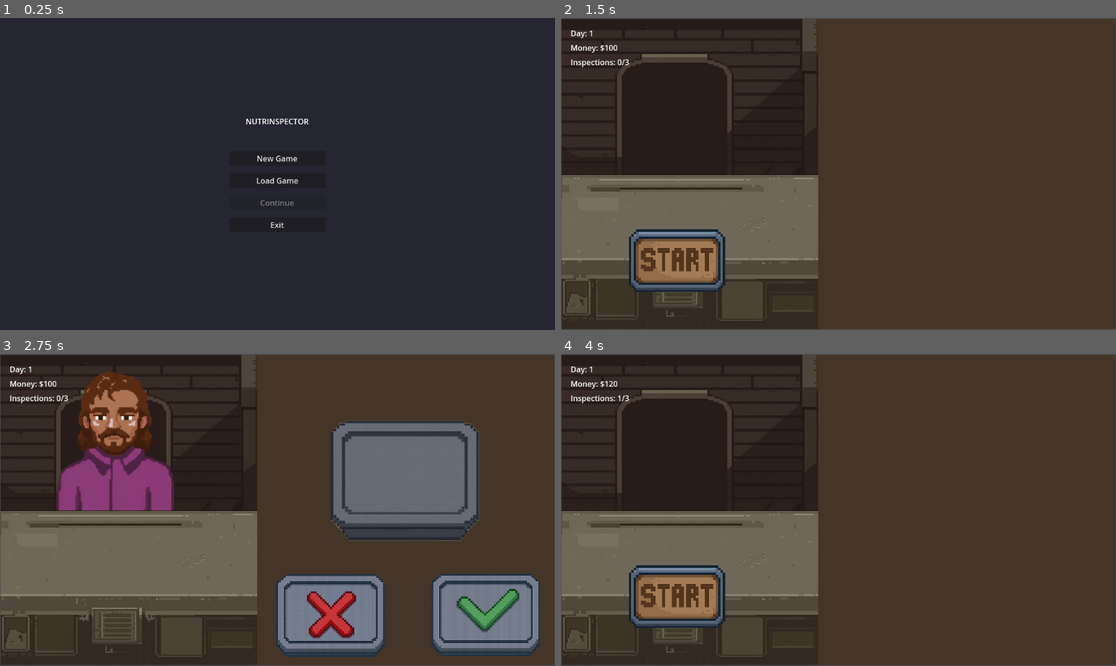
Above: before the commit, frames 1-4 (two rows, left to right).
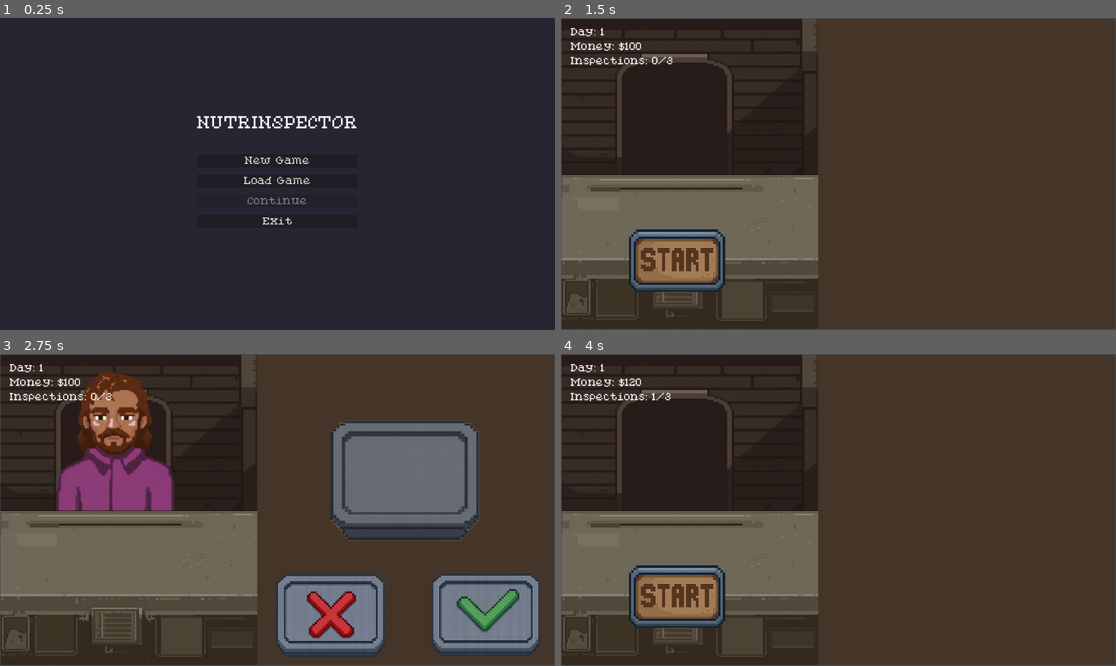
Above: after the commit, the same moments.

Repository: MasterSiqoh/nutrinspector
Game: Godot game, scene res://scene/MainMenu.tscn
Same seed, same stepped clock (60 frames per second), same inputs: the game is played once before the commit and once after it.
Inputs (mouse positions are in pixels of both pictures, inside the frame that each line leads up to):
- Up to frame 1 (0.25 s): no input
- Up to frame 2 (1.5 s): click "New Game" at 0.5 s; click "Slot 1: Empty" at 1.25 s
- Up to frame 3 (2.75 s): click (116, 597) at 2 s
- Up to frame 4 (4 s): click (966, 481) at 2.75 s; click (894, 616) at 3.5 s

The runs differ from the first frame. In frame 1, 1.2% of the frame differs, in the area x 35-65%, y 31-68%; in frame 2, 0.6%; in frame 3, 0.6%; in frame 4, 0.5%.

Commit message:
Font change

Diff:
--- a/scene/DaySummary.tscn
+++ b/scene/DaySummary.tscn
@@ -1,6 +1,7 @@
-[gd_scene load_steps=2 format=3]
+[gd_scene load_steps=3 format=3]
 
 [ext_resource type="Script" path="res://script/DaySummary.gd" id="1"]
+[ext_resource type="FontFile" path="res://Asset/PixelatedEleganceRegular-ovyAA.ttf" id="2_font"]
 
 [node name="DaySummary" type="Control"]
 layout_mode = 3
@@ -37,26 +38,36 @@
 
 [node name="Title" type="Label" parent="VBoxContainer"]
 layout_mode = 2
+theme_override_fonts/font = ExtResource("2_font")
+theme_override_font_sizes/font_size = 32
 text = "Day Summary"
 horizontal_alignment = 1
 
 [node name="DayLabel" type="Label" parent="VBoxContainer"]
 layout_mode = 2
+theme_override_fonts/font = ExtResource("2_font")
+theme_override_font_sizes/font_size = 24
 text = "Day: 1"
 horizontal_alignment = 1
 
 [node name="MoneyLabel" type="Label" parent="VBoxContainer"]
 layout_mode = 2
+theme_override_fonts/font = ExtResource("2_font")
+theme_override_font_sizes/font_size = 24
 text = "Money: $100"
 horizontal_alignment = 1
 
 [node name="ExpenseLabel" type="Label" parent="VBoxContainer"]
 layout_mode = 2
+theme_override_fonts/font = ExtResource("2_font")
+theme_override_font_sizes/font_size = 24
 text = "Daily Expense: -$20"
 horizontal_alignment = 1
 
 [node name="ResultLabel" type="Label" parent="VBoxContainer"]
 layout_mode = 2
+theme_override_fonts/font = ExtResource("2_font")
+theme_override_font_sizes/font_size = 24
 text = "Remaining: $80"
 horizontal_alignment = 1
 
@@ -66,6 +77,8 @@
 
 [node name="ContinueButton" type="Button" parent="VBoxContainer"]
 layout_mode = 2
+theme_override_fonts/font = ExtResource("2_font")
+theme_override_font_sizes/font_size = 20
 text = "Continue"
 
 [node name="GameOverPanel" type="Panel" parent="."]
@@ -94,15 +107,21 @@
 
 [node name="Title" type="Label" parent="GameOverPanel/VBoxContainer"]
 layout_mode = 2
+theme_override_fonts/font = ExtResource("2_font")
+theme_override_font_sizes/font_size = 32
 text = "GAME OVER"
 horizontal_alignment = 1
 
 [node name="Message" type="Label" parent="GameOverPanel/VBoxContainer"]
 layout_mode = 2
+theme_override_fonts/font = ExtResource("2_font")
+theme_override_font_sizes/font_size = 18
 text = "Not enough money to pay daily expenses!"
 horizontal_alignment = 1
 autowrap_mode = 3
 
 [node name="MainMenuButton" type="Button" parent="GameOverPanel/VBoxContainer"]
 layout_mode = 2
+theme_override_fonts/font = ExtResource("2_font")
+theme_override_font_sizes/font_size = 20
 text = "Main Menu"
--- a/scene/FoodInfo.tscn
+++ b/scene/FoodInfo.tscn
@@ -1,6 +1,7 @@
-[gd_scene load_steps=2 format=3 uid="uid://6pknoe0qfeur"]
+[gd_scene load_steps=3 format=3 uid="uid://6pknoe0qfeur"]
 
 [ext_resource type="Script" uid="uid://cy56ywc2shx4d" path="res://script/FoodInfo.gd" id="1"]
+[ext_resource type="FontFile" path="res://Asset/PixelatedEleganceRegular-ovyAA.ttf" id="2_font"]
 
 [node name="FoodInfo" type="Control"]
 layout_mode = 3
@@ -36,6 +37,8 @@
 
 [node name="Title" type="Label" parent="VBoxContainer"]
 layout_mode = 2
+theme_override_fonts/font = ExtResource("2_font")
+theme_override_font_sizes/font_size = 28
 text = "FOOD INFORMATION"
 horizontal_alignment = 1
 
@@ -45,22 +48,32 @@
 
 [node name="KaloriLabel" type="Label" parent="VBoxContainer"]
 layout_mode = 2
+theme_override_fonts/font = ExtResource("2_font")
+theme_override_font_sizes/font_size = 20
 text = "Kalori: 0"
 
 [node name="ProteinLabel" type="Label" parent="VBoxContainer"]
 layout_mode = 2
+theme_override_fonts/font = ExtResource("2_font")
+theme_override_font_sizes/font_size = 20
 text = "Protein: 0"
 
 [node name="KarbohidratLabel" type="Label" parent="VBoxContainer"]
 layout_mode = 2
+theme_override_fonts/font = ExtResource("2_font")
+theme_override_font_sizes/font_size = 20
 text = "Karbohidrat: 0"
 
 [node name="LemakLabel" type="Label" parent="VBoxContainer"]
 layout_mode = 2
+theme_override_fonts/font = ExtResource("2_font")
+theme_override_font_sizes/font_size = 20
 text = "Lemak: 0"
 
 [node name="SeratLabel" type="Label" parent="VBoxContainer"]
 layout_mode = 2
+theme_override_fonts/font = ExtResource("2_font")
+theme_override_font_sizes/font_size = 20
 text = "Serat: 0"
 
 [node name="Spacer2" type="Control" parent="VBoxContainer"]
@@ -69,4 +82,6 @@
 
 [node name="BackButton" type="Button" parent="VBoxContainer"]
 layout_mode = 2
+theme_override_fonts/font = ExtResource("2_font")
+theme_override_font_sizes/font_size = 20
 text = "Back to Main"
--- a/scene/Main.tscn
+++ b/scene/Main.tscn
@@ -12,6 +12,7 @@
 [ext_resource type="Script" uid="uid://mtckp70xcic4" path="res://script/ApproveButton.gd" id="10_764rb"]
 [ext_resource type="Script" uid="uid://b62w4x0k63qkv" path="res://script/Main.gd" id="12_main"]
 [ext_resource type="PackedScene" path="res://scene/PauseMenu.tscn" id="13_pause"]
+[ext_resource type="FontFile" path="res://Asset/PixelatedEleganceRegular-ovyAA.ttf" id="14_font"]
 
 [sub_resource type="StyleBoxEmpty" id="StyleBoxEmpty_hrl0l"]
 
@@ -163,6 +164,8 @@
 offset_top = 20.0
 offset_right = 120.0
 offset_bottom = 43.0
+theme_override_fonts/font = ExtResource("14_font")
+theme_override_font_sizes/font_size = 20
 text = "Day: 1"
 
 [node name="MoneyLabel" type="Label" parent="UI"]
@@ -170,6 +173,8 @@
 offset_top = 50.0
 offset_right = 120.0
 offset_bottom = 73.0
+theme_override_fonts/font = ExtResource("14_font")
+theme_override_font_sizes/font_size = 20
 text = "Money: $100"
 
 [node name="InspectionsLabel" type="Label" parent="UI"]
@@ -177,6 +182,8 @@
 offset_top = 80.0
 offset_right = 150.0
 offset_bottom = 103.0
+theme_override_fonts/font = ExtResource("14_font")
+theme_override_font_sizes/font_size = 20
 text = "Inspections: 0/3"
 
 [node name="PauseMenu" parent="." instance=ExtResource("13_pause")]
--- a/scene/MainMenu.tscn
+++ b/scene/MainMenu.tscn
@@ -1,6 +1,7 @@
-[gd_scene load_steps=2 format=3]
+[gd_scene load_steps=3 format=3]
 
 [ext_resource type="Script" path="res://script/MainMenu.gd" id="1"]
+[ext_resource type="FontFile" path="res://Asset/PixelatedEleganceRegular-ovyAA.ttf" id="2_font"]
 
 [node name="MainMenu" type="Control"]
 layout_mode = 3
@@ -37,6 +38,8 @@
 
 [node name="Title" type="Label" parent="VBoxContainer"]
 layout_mode = 2
+theme_override_fonts/font = ExtResource("2_font")
+theme_override_font_sizes/font_size = 32
 text = "NUTRINSPECTOR"
 horizontal_alignment = 1
 vertical_alignment = 1
@@ -47,18 +50,26 @@
 
 [node name="NewGameButton" type="Button" parent="VBoxContainer"]
 layout_mode = 2
+theme_override_fonts/font = ExtResource("2_font")
+theme_override_font_sizes/font_size = 20
 text = "New Game"
 
 [node name="LoadGameButton" type="Button" parent="VBoxContainer"]
 layout_mode = 2
+theme_override_fonts/font = ExtResource("2_font")
+theme_override_font_sizes/font_size = 20
 text = "Load Game"
 
 [node name="ContinueButton" type="Button" parent="VBoxContainer"]
 layout_mode = 2
+theme_override_fonts/font = ExtResource("2_font")
+theme_override_font_sizes/font_size = 20
 text = "Continue"
 
 [node name="ExitButton" type="Button" parent="VBoxContainer"]
 layout_mode = 2
+theme_override_fonts/font = ExtResource("2_font")
+theme_override_font_sizes/font_size = 20
 text = "Exit"
 
 [node name="SaveSelectPanel" type="Panel" parent="."]
@@ -87,21 +98,31 @@
 
 [node name="Title" type="Label" parent="SaveSelectPanel/VBoxContainer"]
 layout_mode = 2
+theme_override_fonts/font = ExtResource("2_font")
+theme_override_font_sizes/font_size = 24
 text = "Select Save Slot"
 horizontal_alignment = 1
 
 [node name="Slot0" type="Button" parent="SaveSelectPanel/VBoxContainer"]
 layout_mode = 2
+theme_override_fonts/font = ExtResource("2_font")
+theme_override_font_sizes/font_size = 18
 text = "Slot 1: Empty"
 
 [node name="Slot1" type="Button" parent="SaveSelectPanel/VBoxContainer"]
 layout_mode = 2
+theme_override_fonts/font = ExtResource("2_font")
+theme_override_font_sizes/font_size = 18
 text = "Slot 2: Empty"
 
 [node name="Slot2" type="Button" parent="SaveSelectPanel/VBoxContainer"]
 layout_mode = 2
+theme_override_fonts/font = ExtResource("2_font")
+theme_override_font_sizes/font_size = 18
 text = "Slot 3: Empty"
 
 [node name="BackButton" type="Button" parent="SaveSelectPanel/VBoxContainer"]
 layout_mode = 2
+theme_override_fonts/font = ExtResource("2_font")
+theme_override_font_sizes/font_size = 18
 text = "Back"
--- a/scene/PauseMenu.tscn
+++ b/scene/PauseMenu.tscn
@@ -1,6 +1,7 @@
-[gd_scene load_steps=2 format=3]
+[gd_scene load_steps=3 format=3]
 
 [ext_resource type="Script" path="res://script/PauseMenu.gd" id="1"]
+[ext_resource type="FontFile" path="res://Asset/PixelatedEleganceRegular-ovyAA.ttf" id="2_font"]
 
 [node name="PauseMenu" type="CanvasLayer"]
 process_mode = 3
@@ -38,21 +39,31 @@
 
 [node name="Title" type="Label" parent="Panel/VBoxContainer"]
 layout_mode = 2
+theme_override_fonts/font = ExtResource("2_font")
+theme_override_font_sizes/font_size = 32
 text = "PAUSED"
 horizontal_alignment = 1
 
 [node name="ResumeButton" type="Button" parent="Panel/VBoxContainer"]
 layout_mode = 2
+theme_override_fonts/font = ExtResource("2_font")
+theme_override_font_sizes/font_size = 20
 text = "Resume"
 
 [node name="SaveButton" type="Button" parent="Panel/VBoxContainer"]
 layout_mode = 2
+theme_override_fonts/font = ExtResource("2_font")
+theme_override_font_sizes/font_size = 20
 text = "Save Game"
 
 [node name="MainMenuButton" type="Button" parent="Panel/VBoxContainer"]
 layout_mode = 2
+theme_override_fonts/font = ExtResource("2_font")
+theme_override_font_sizes/font_size = 20
 text = "Main Menu"
 
 [node name="ExitButton" type="Button" parent="Panel/VBoxContainer"]
 layout_mode = 2
+theme_override_fonts/font = ExtResource("2_font")
+theme_override_font_sizes/font_size = 20
 text = "Exit Game"
--- a/scene/UpgradeShop.tscn
+++ b/scene/UpgradeShop.tscn
@@ -1,6 +1,7 @@
-[gd_scene load_steps=2 format=3]
+[gd_scene load_steps=3 format=3]
 
 [ext_resource type="Script" path="res://script/UpgradeShop.gd" id="1"]
+[ext_resource type="FontFile" path="res://Asset/PixelatedEleganceRegular-ovyAA.ttf" id="2_font"]
 
 [node name="UpgradeShop" type="Control"]
 layout_mode = 3
@@ -37,11 +38,15 @@
 
 [node name="Title" type="Label" parent="VBoxContainer"]
 layout_mode = 2
+theme_override_fonts/font = ExtResource("2_font")
+theme_override_font_sizes/font_size = 32
 text = "Upgrade Shop"
 horizontal_alignment = 1
 
 [node name="MoneyLabel" type="Label" parent="VBoxContainer"]
 layout_mode = 2
+theme_override_fonts/font = ExtResource("2_font")
+theme_override_font_sizes/font_size = 24
 text = "Money: $100"
 horizontal_alignment = 1
 
@@ -55,10 +60,14 @@
 [node name="Label" type="Label" parent="VBoxContainer/SpeedUpgrade"]
 layout_mode = 2
 size_flags_horizontal = 3
+theme_override_fonts/font = ExtResource("2_font")
+theme_override_font_sizes/font_size = 20
 text = "Faster Inspection (2x speed)"
 
 [node name="BuyButton" type="Button" parent="VBoxContainer/SpeedUpgrade"]
 layout_mode = 2
+theme_override_fonts/font = ExtResource("2_font")
+theme_override_font_sizes/font_size = 20
 text = "Buy ($50)"
 
 [node name="Spacer2" type="Control" parent="VBoxContainer"]
@@ -67,4 +76,6 @@
 
 [node name="StartDayButton" type="Button" parent="VBoxContainer"]
 layout_mode = 2
+theme_override_fonts/font = ExtResource("2_font")
+theme_override_font_sizes/font_size = 20
 text = "Start Next Day"
Binary file added: Asset/PixelatedEleganceRegular-ovyAA.ttf
Not shown, added: Asset/PixelatedEleganceRegular-ovyAA.ttf.import
